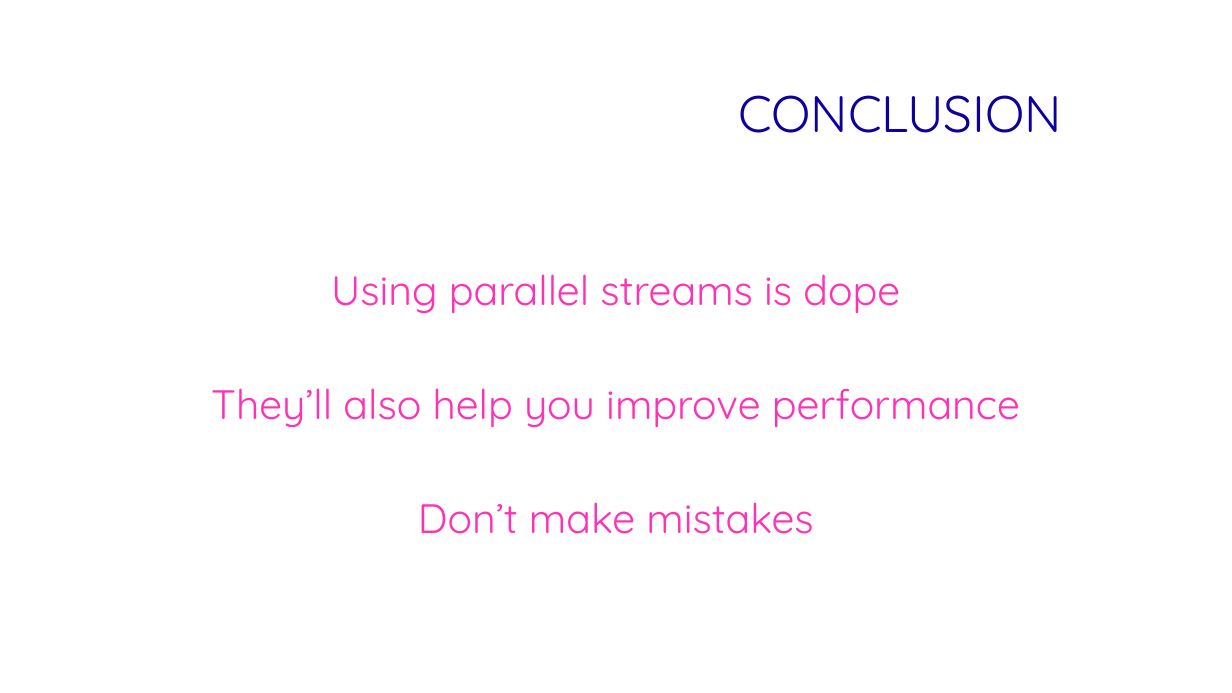
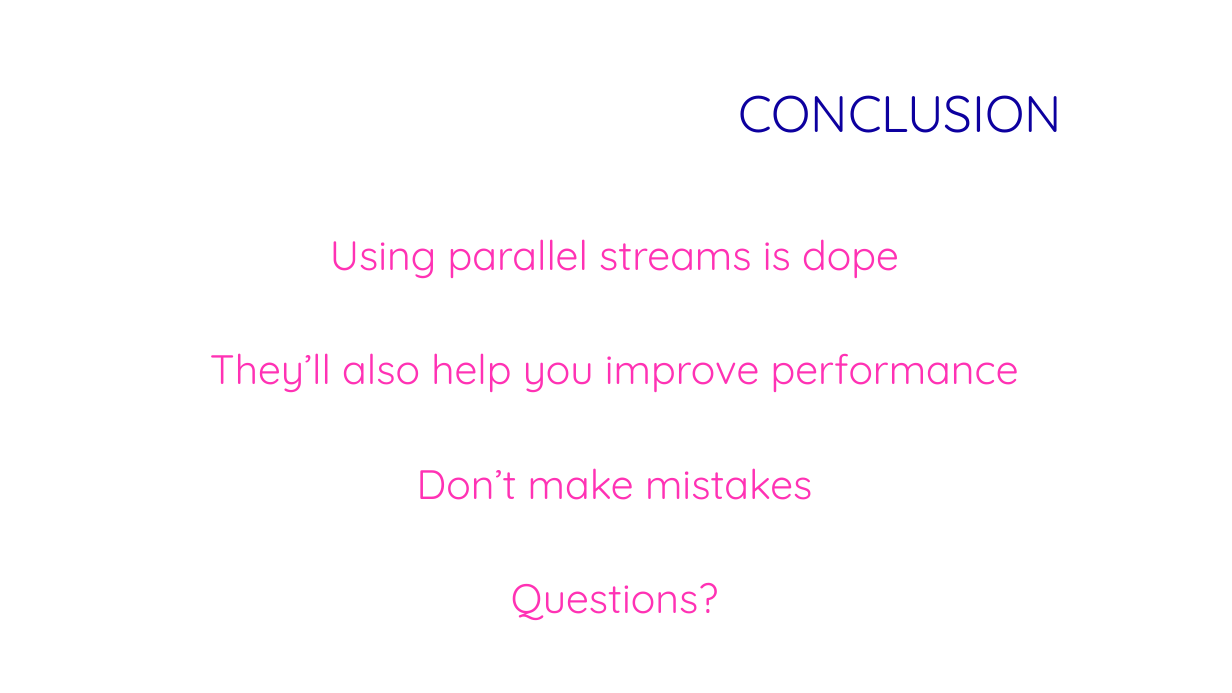
Before and after one commit to ethwillz/coms430, a slide deck: slide 12 of src/parallel_streams_presentation/p_stream_presentation.pptx (slide 11 before the commit). Drawn at 1232x693 pixels with LibreOffice and Linux fonts; fonts in the diff are those of the drawing; background and template pictures are left out. Boxes give left, top, right and bottom in pixels: in the first picture for what was removed or moved away, otherwise in the second. Text is boxed around its words. In the diff, an @@ line names an element or a change of style, - is before the commit and + after.

```diff
--- a/src/parallel_streams_presentation/p_stream_presentation.pptx
+++ b/src/parallel_streams_presentation/p_stream_presentation.pptx
@@ text "Using parallel streams is dope": place and size @@
-text "Using parallel streams is dope" at [211,274,1020,534]
+text "Using parallel streams is dope" at [210,239,1019,620]
@@ text at [511,582,718,620]: paragraph added @@
+Questions?
```
Also in this commit, not shown: 4 other slides changed, 2 slides added, 1 slide removed, 11 other files.
